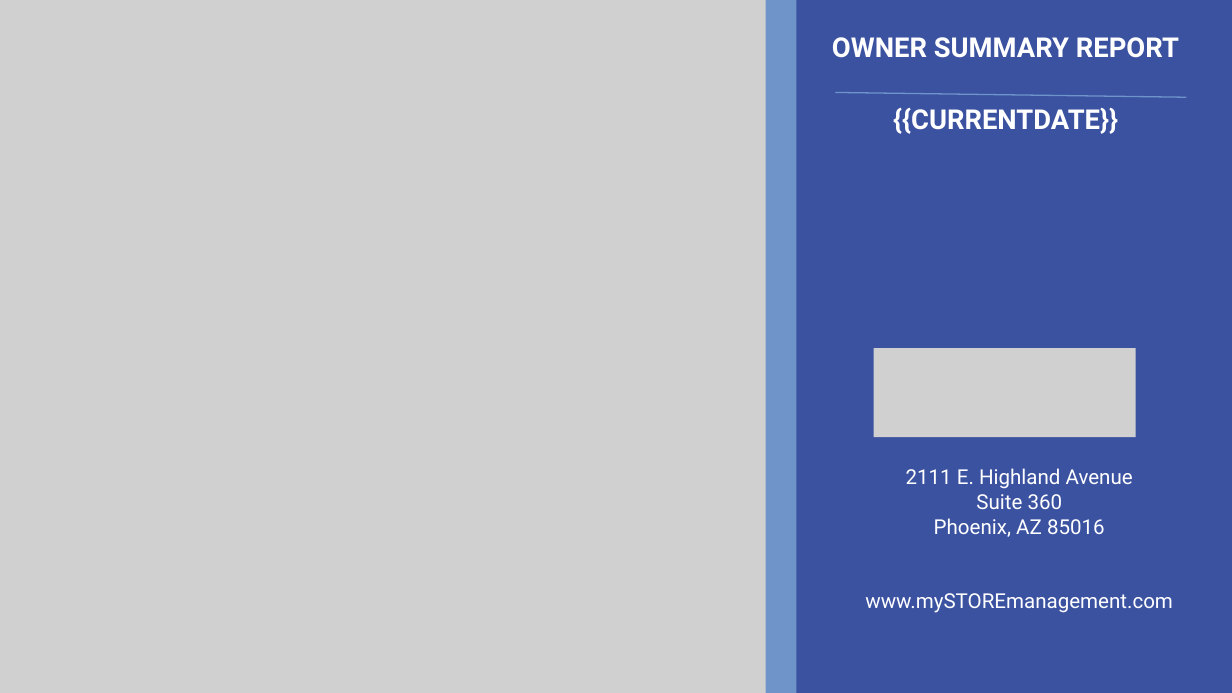
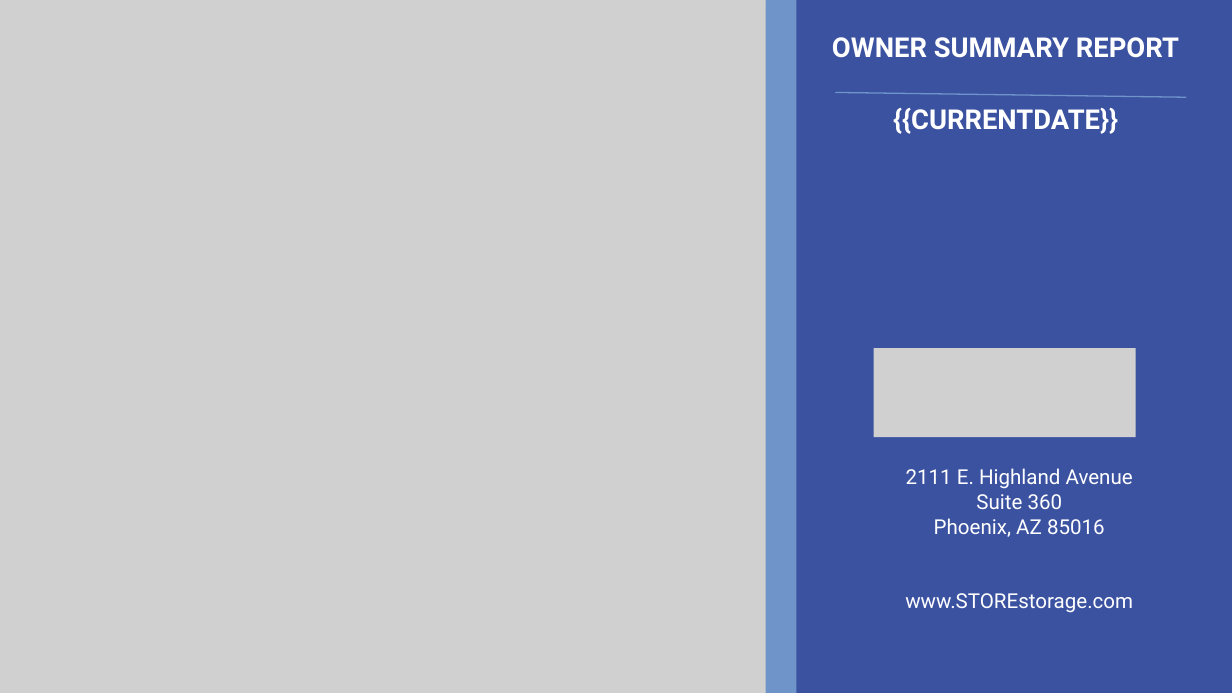
Before and after one commit to alexandermburke/ProformaBuilder, a slide deck: slide 13 of storeinsight/public/OWNERTEMPLATE.pptx. Drawn at 1232x693 pixels with LibreOffice and Linux fonts; fonts in the diff are those of the drawing; grey boxes stand for pictures. Boxes give left, top, right and bottom in pixels: in the first picture for what was removed or moved away, otherwise in the second. Text is boxed around its words. In the diff, an @@ line names an element or a change of style, - is before the commit and + after.

```diff
--- a/storeinsight/public/OWNERTEMPLATE.pptx
+++ b/storeinsight/public/OWNERTEMPLATE.pptx
@@ text at box(905, 593, 1133, 613): text changed @@
-www.mySTOREmanagement.com
+www.STOREstorage.com
```
Also in this commit, not shown: 5 other slides changed, 4 other files.
